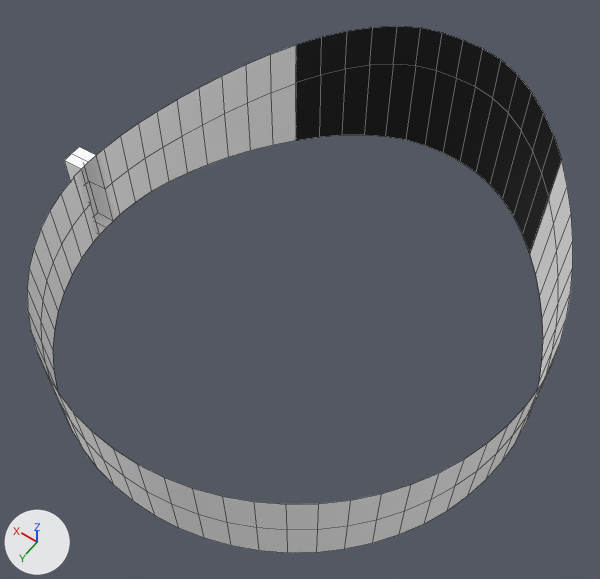
The FBX model Assets/Content/LevelDesign/FBXs/ProBuilder_Walls.fbx, before and after one commit.
Before and after are seen from a 50 mm camera at (-71.5, 99.1, 167.0) aimed at (-1.4, 0.8, 12.7). Every picture has the same lights, and +X, +Y and +Z are marked at lower left. The picture after the commit comes second. Mesh edges are drawn as thin lines. Where no turn or scale is listed for an object, it has been applied to the vertices.

Names of what the first picture shows: 'OutsideWalls.001', 'OutsideWalls__1__001'.
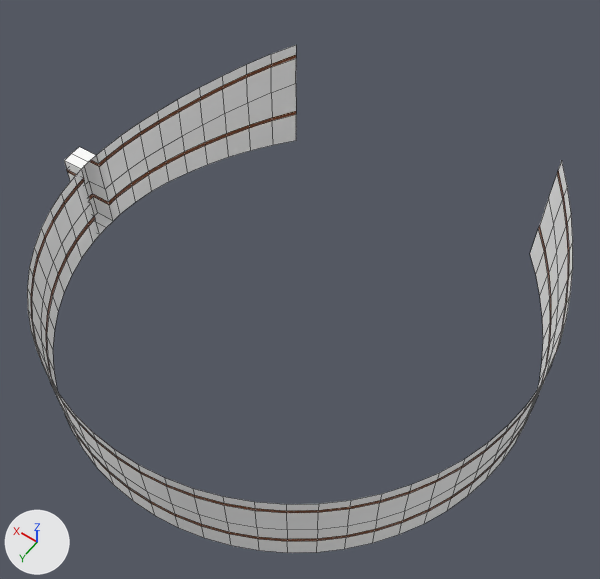
Location of each change, [x1, y1, x2, y2] in pixels of the pictures (600 x 579 px):
'OutsideWalls__1__001', deleted (black): before [296, 26, 561, 253]
part 1 of me_scene_881, reshaped: [27, 45, 573, 548] in both

Edits to the bpy script that builds the scene:
```text
Add mat_brown_001:
    mat_brown_001 = principled_material('Brown.001')
    mat_brown_001.base_color = (0.218, 0.0548, 0.00854)  # brown #814217
Change me_scene_881:
    used by ob_outsidewalls_001; location = (0.0, 0.0, 0.0)
    remove me_scene_881.from_pydata(...)  # 169 vertices, 112 faces; spans x -59.8..65.3, y -52.4..59.8, z -0.2..33.2
    add me_scene_881.from_pydata(...)  # 388 vertices, 328 faces; spans x -59.8..65.3, y -52.4..59.8, z -0.2..33.2
    me_scene_881 part 1
    1 vertex is removed from x 58.6, y 11.7, z 24.0
    108 faces are deleted
    28 vertices are added at x -58.6..58.6, y -52.2..-11.7, z 6.3..28.6
    35 new vertices lie (0.0, 0.0, -2.9) away from vertices in x -59.8..65.3, y 0.0..59.8, z 23.9
    35 new vertices lie (0.0, 0.0, -1.1) away from vertices in x -59.8..65.3, y 0.0..59.8, z 21.0
    32 new vertices lie (0.0, 0.0, -4.7) away from vertices in x -57.2..65.3, y 2.9..59.7, z 11.9
    27 new vertices lie (0.0, 0.0, 6.2) away from vertices in x -59.8..65.3, y -5.9..59.7, z -0.2..-0.1
    12 new vertices lie (0.0, 0.0, 6.1) away from vertices in x -49.7..49.7, y 33.2..52.7, z -0.1
    10 new vertices lie (0.0, 0.0, -3.0) away from vertices in x -59.5..64.7, y -52.4..9.0, z 24.0..33.2
    7 new vertices lie (0.0, 0.0, 1.2) away from vertices in x -59.8..59.8, y -5.9..11.7, z 6.1
    6 new vertices lie (0.0, 0.1, -3.1) away from vertices in x -55.2..55.2, y -41.2..-23.3, z 26.1..30.1
    8 new vertices lie (0.0, 0.0, -1.0) away from vertices in x -59.5..64.7, y -23.2..9.0, z 21.0..23.0
    6 new vertices lie (0.0, 0.0, -1.1) away from vertices in x -57.2..57.2, y -52.4..-17.4, z 22.2..30.2
    14 new vertices lie (0.0, 0.0, 1.2) away from vertices in x -57.2..57.2, y -52.2..-17.3, z 6.5..9.8
    108 new faces join them, mat_brown_001 (brown #814217)
    216 new faces join them, mat_white_prototype (white #ffffff)
    add me_scene_881.materials.append(mat_brown_001)  # brown #814217
Remove ob_outsidewalls__1__001:
    ob_outsidewalls__1__001 = bpy.data.objects.new('OutsideWalls__1__001', me_scene_883)
    ob_outsidewalls__1__001.location = (0.0, 0.0, 0.0)
```
